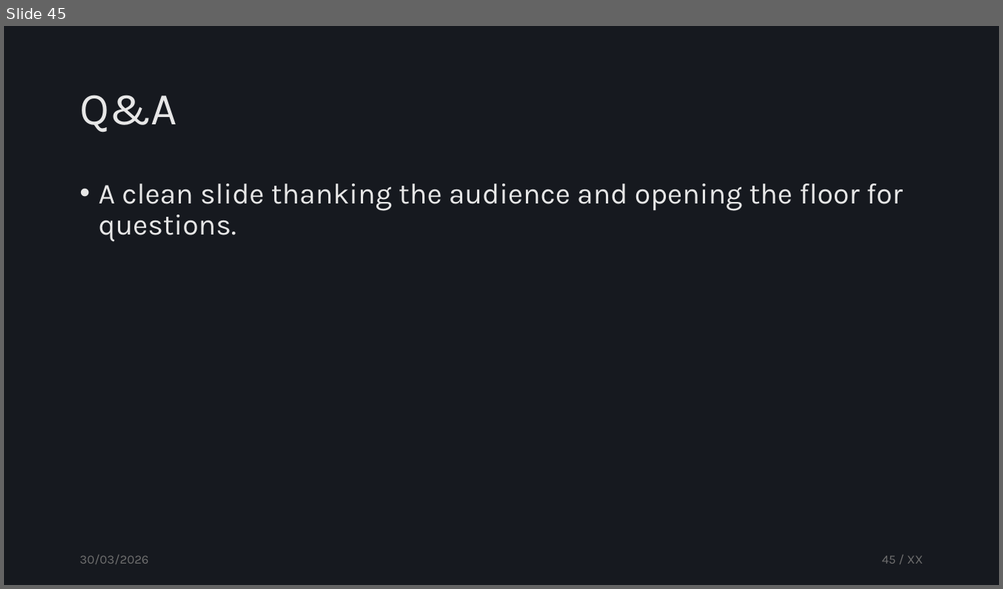
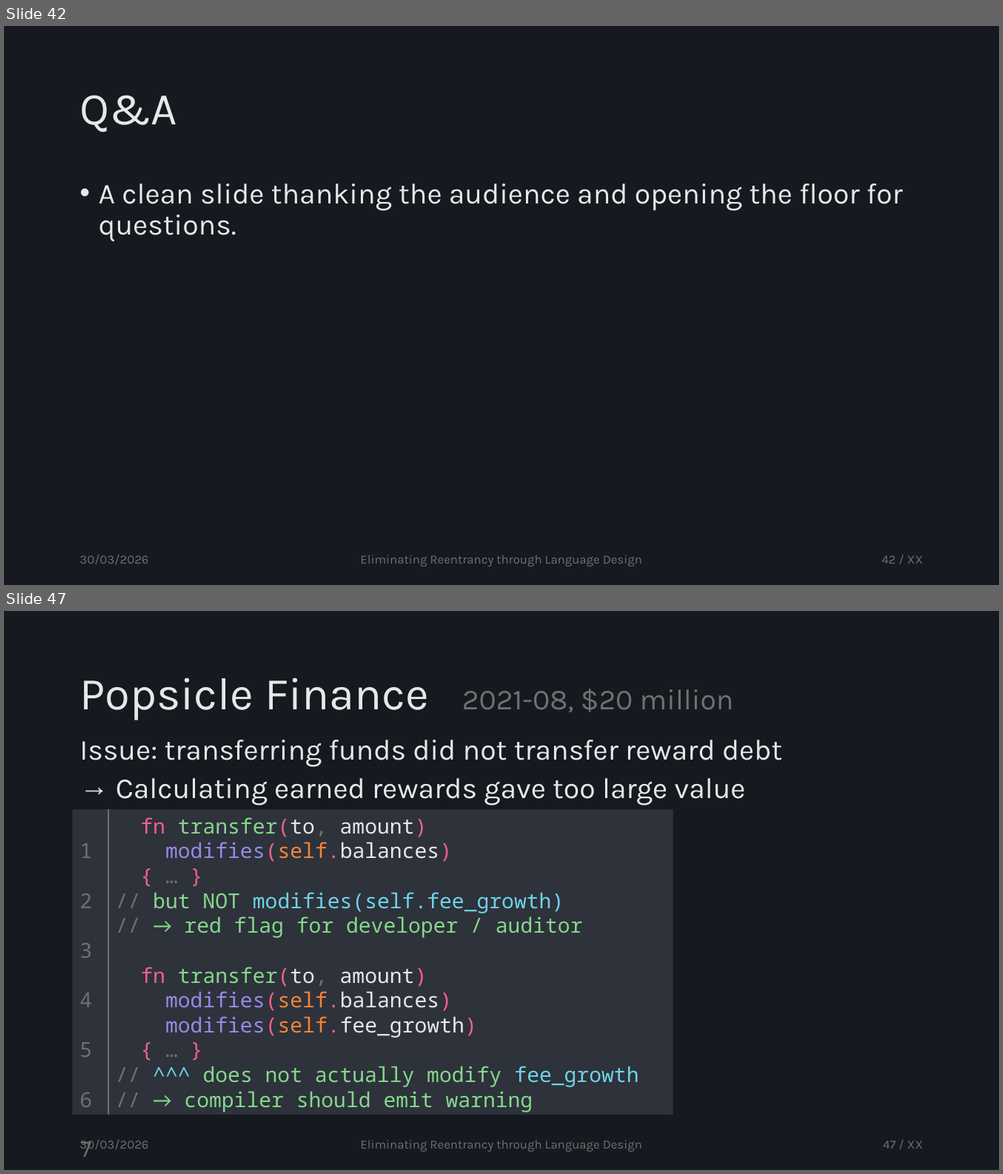
Before and after one commit to tzann/thesis, a slide deck: doc/presentation/Thesis.pptx. Shown one above the other, each under a label of ours: slide 45 before the commit, slides 42 and 47 after it; the slides between them are not shown. The pictures are 1003x589 and 1003x1174 pixels, drawn with LibreOffice and Linux fonts; fonts in the diff are those of the drawing. Boxes give left, top, right and bottom in pixels: in the first picture for what was removed or moved away, otherwise in the second. Text is boxed around its words. In the diff, an @@ line names an element or a change of style, - is before the commit and + after.

```diff
--- a/doc/presentation/Thesis.pptx
+++ b/doc/presentation/Thesis.pptx
@@ slide 47 added at box(4, 611, 999, 1170), background #16191F @@
@@ title added at box(79, 678, 734, 721), 28 pt, text #707070 @@
+Popsicle Finance 2021-08, $20 million
@@ text added at box(79, 740, 782, 806), 28 pt, text #E7E7E7 @@
+Issue: transferring funds did not transfer reward debt
+→ Calculating earned rewards gave too large value
@@ text added at box(73, 809, 108, 1115), fill #2E323B, 20 pt, text #707070 @@
+1
+2
+3
+4
+5
+6
+7
+8
+9
+10
+11
+12
@@ text added at box(108, 809, 673, 1115), fill #2E323B, 20 pt, text #86D88C @@
+fn transfer(to, amount)
+modifies(self.balances)
+{ … }
+// but NOT modifies(self.fee_growth)
+// → red flag for developer / auditor
+fn transfer(to, amount)
+modifies(self.balances)
+modifies(self.fee_growth)
+{ … }
+// ^^^ does not actually modify fee_growth
+// → compiler should emit warning
@@ line added from (108, 809) to (108, 1116), #707070 1.5 pt @@
@@ text added at box(79, 1140, 148, 1153), 12 pt, text #707070 @@
+30/03/2026
@@ text added at box(360, 1140, 642, 1152), 12 pt, text #707070 @@
+Eliminating Reentrancy through Language Design
@@ page number added at box(882, 1141, 923, 1149), 12 pt, text #707070 @@
+47 / XX
@@ what was slide 45 is now slide 42 @@
@@ slide 42 changed as well @@
@@ text added at box(360, 555, 642, 567), 12 pt, text #707070 @@
+Eliminating Reentrancy through Language Design
@@ page number at box(882, 556, 923, 564): text changed @@
-45 / XX
+42 / XX
```
Also in this commit, not shown: 47 other slides changed, 4 other slides added, 4 slides removed.
